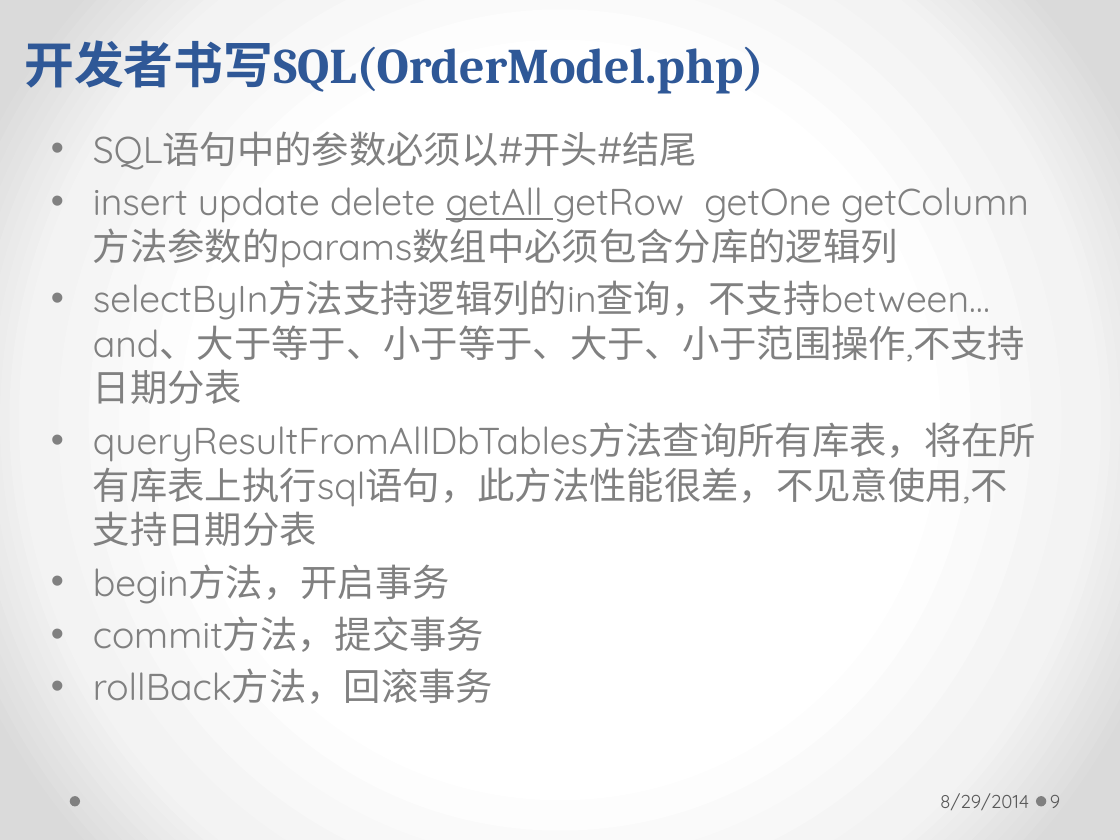
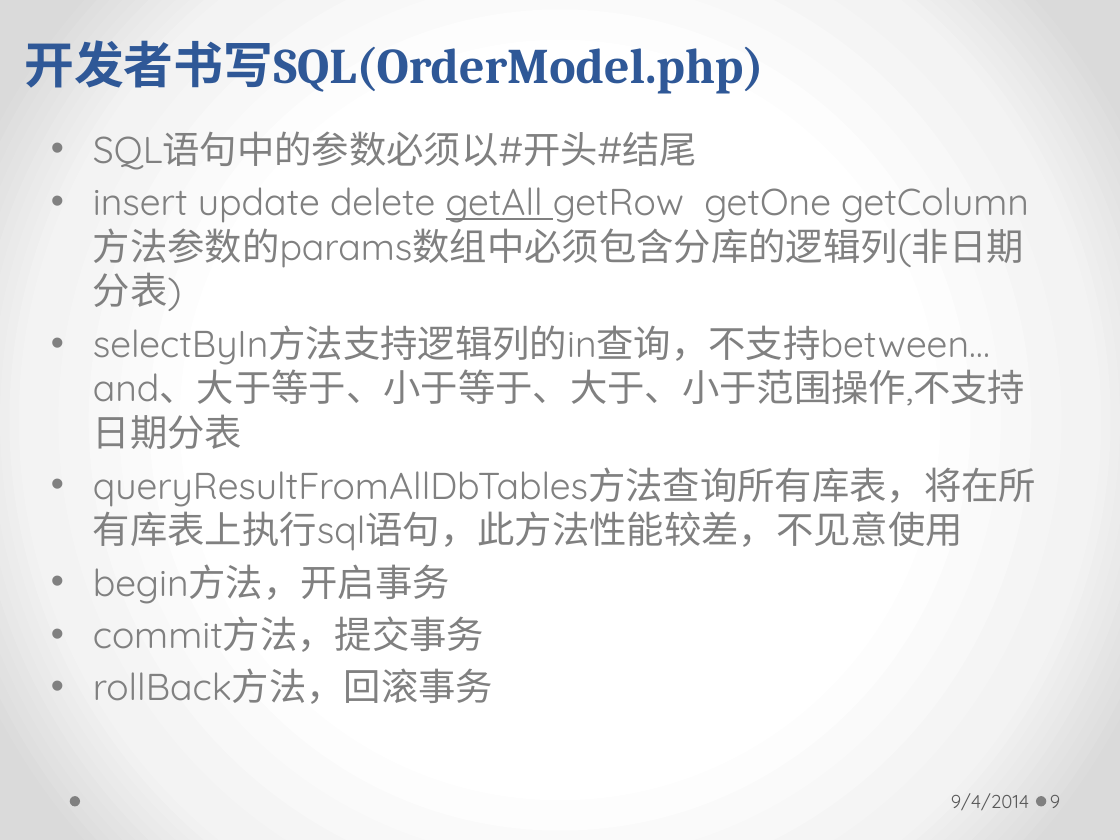
Before and after one commit to longhaisheng/dbroute, a slide deck: slide 9 of dbroute.pptx. Drawn at 1120x840 pixels with LibreOffice and Linux fonts; fonts in the diff are those of the drawing. Boxes give left, top, right and bottom in pixels: in the first picture for what was removed or moved away, otherwise in the second. Text is boxed around its words. In the diff, an @@ line names an element or a change of style, - is before the commit and + after.

```diff
--- a/dbroute.pptx
+++ b/dbroute.pptx
@@ text at (93, 187, 1029, 311): text changed @@
-• insert update delete getAll getRow getOne getColumn 方法参数的params数组中必须包含分库的逻辑列
+• insert update delete getAll getRow getOne getColumn 方法参数的params数组中必须包含分库的逻辑列(非日期分表)
@@ text at (93, 467, 1036, 551): text changed @@
-• queryResultFromAllDbTables方法查询所有库表，将在所有库表上执行sql语句，此方法性能很差，不见意使用,不支持日期分表
+• queryResultFromAllDbTables方法查询所有库表，将在所有库表上执行sql语句，此方法性能较差，不见意使用
@@ text at (951, 793, 1029, 810): text changed @@
-8/29/2014
+9/4/2014
```
Also in this commit, not shown: 28 other slides changed, 3 slides added.
